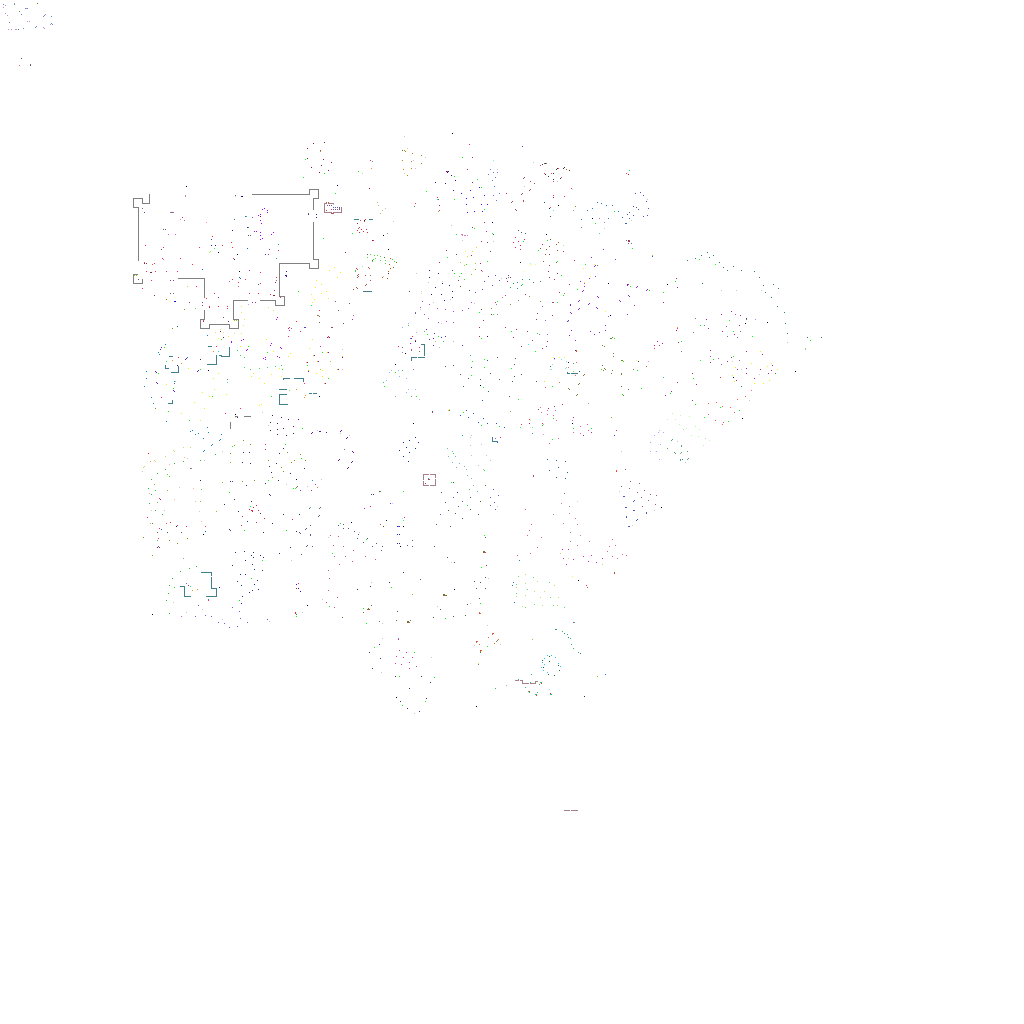
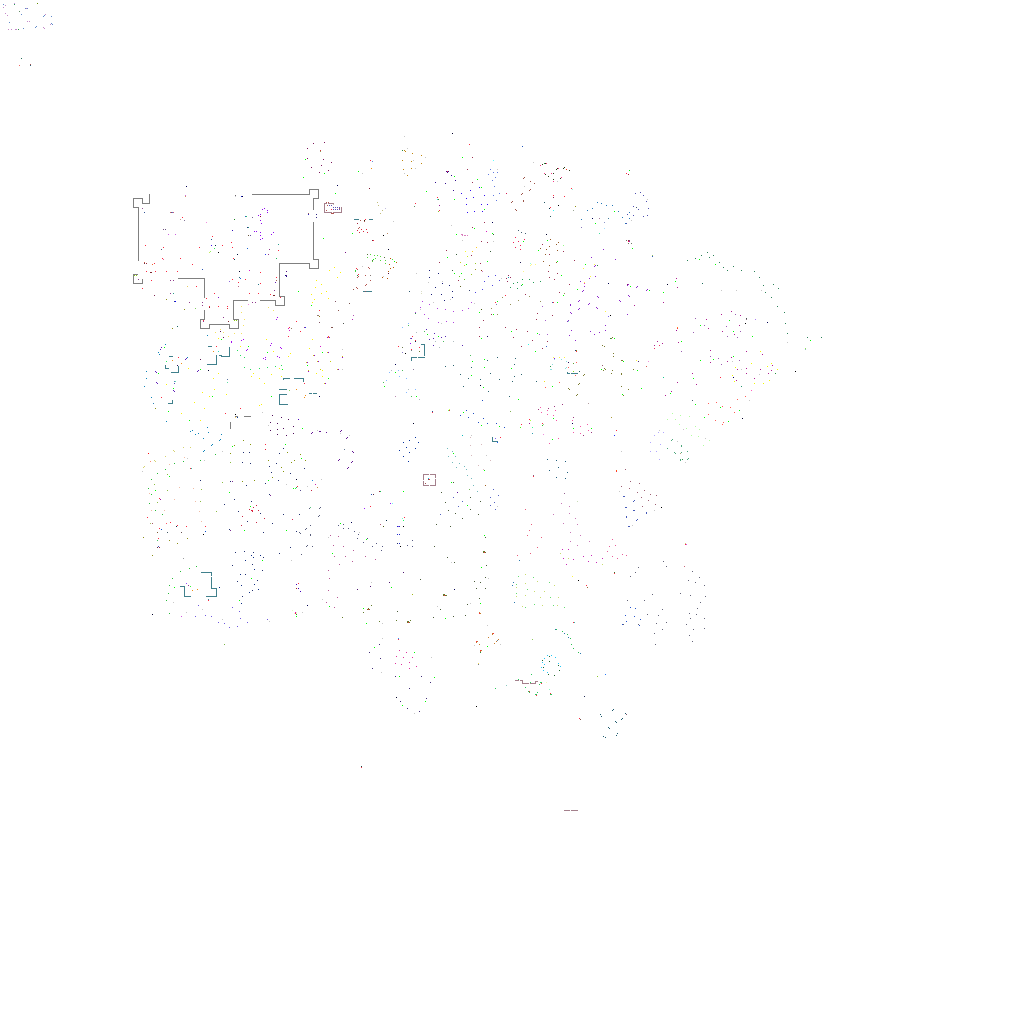
The second 1024×1024 image is a revision of the first. Changes to its layers:
painted on "stuff" over box(224, 543, 706, 768)
